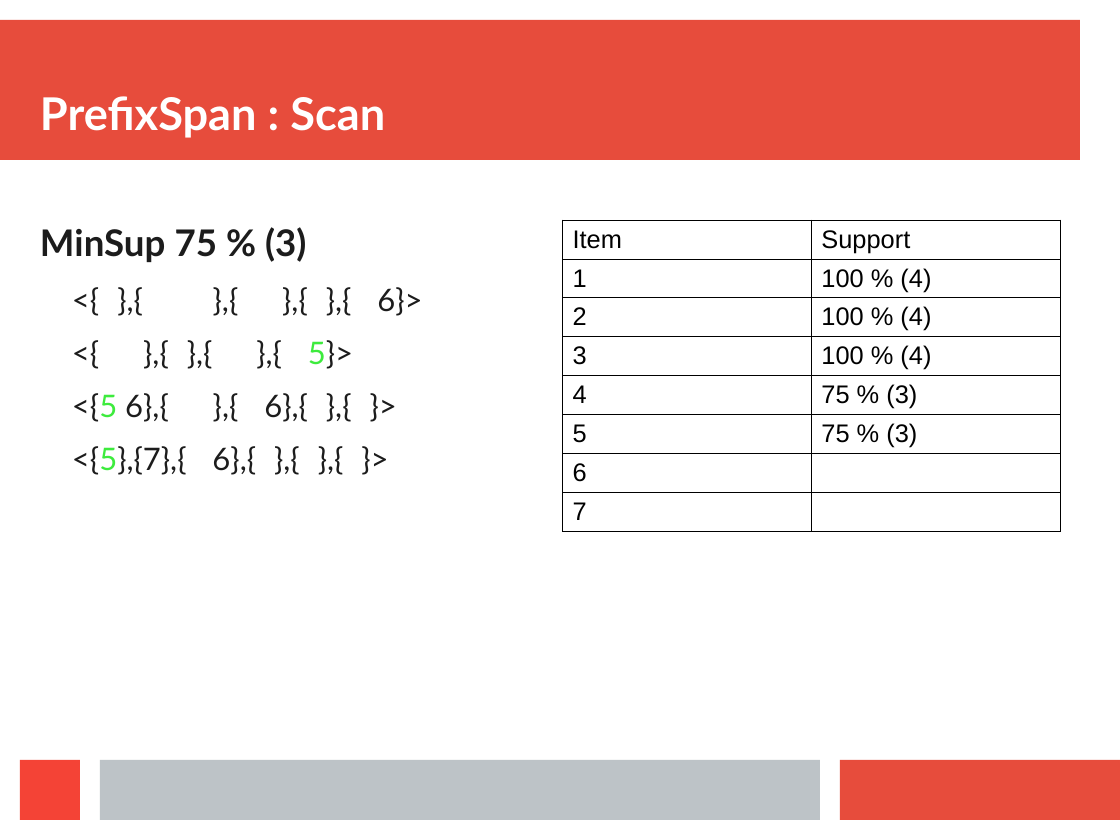
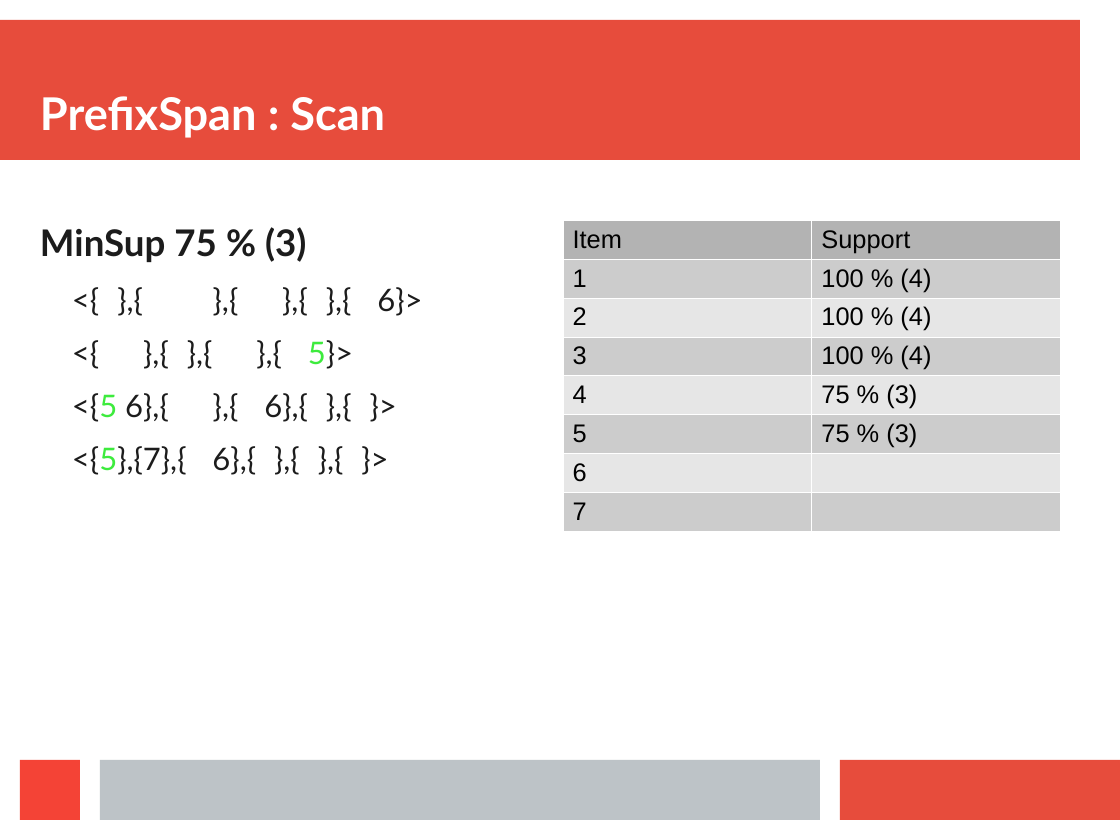
Before and after one commit to Symeon94/iaseminar, a slide deck: slide 24 of presentation/Presentation.odp. Drawn at 1120x840 pixels with LibreOffice and Linux fonts; fonts in the diff are those of the drawing. Boxes give left, top, right and bottom in pixels: in the first picture for what was removed or moved away, otherwise in the second. Text is boxed around its words. In the diff, an @@ line names an element or a change of style, - is before the commit and + after.

```diff
--- a/presentation/Presentation.odp
+++ b/presentation/Presentation.odp
@@ table at box(563, 221, 1061, 532) @@
@@ fill none to #B3B3B3 in row 1 @@
@@ fill none to #CCCCCC in 7 cells @@
@@ fill none to #E6E6E6 in 5 cells @@
@@ borders changed @@
```
Also in this commit, not shown: 23 other slides changed, 5 slides added, 1 other file.
